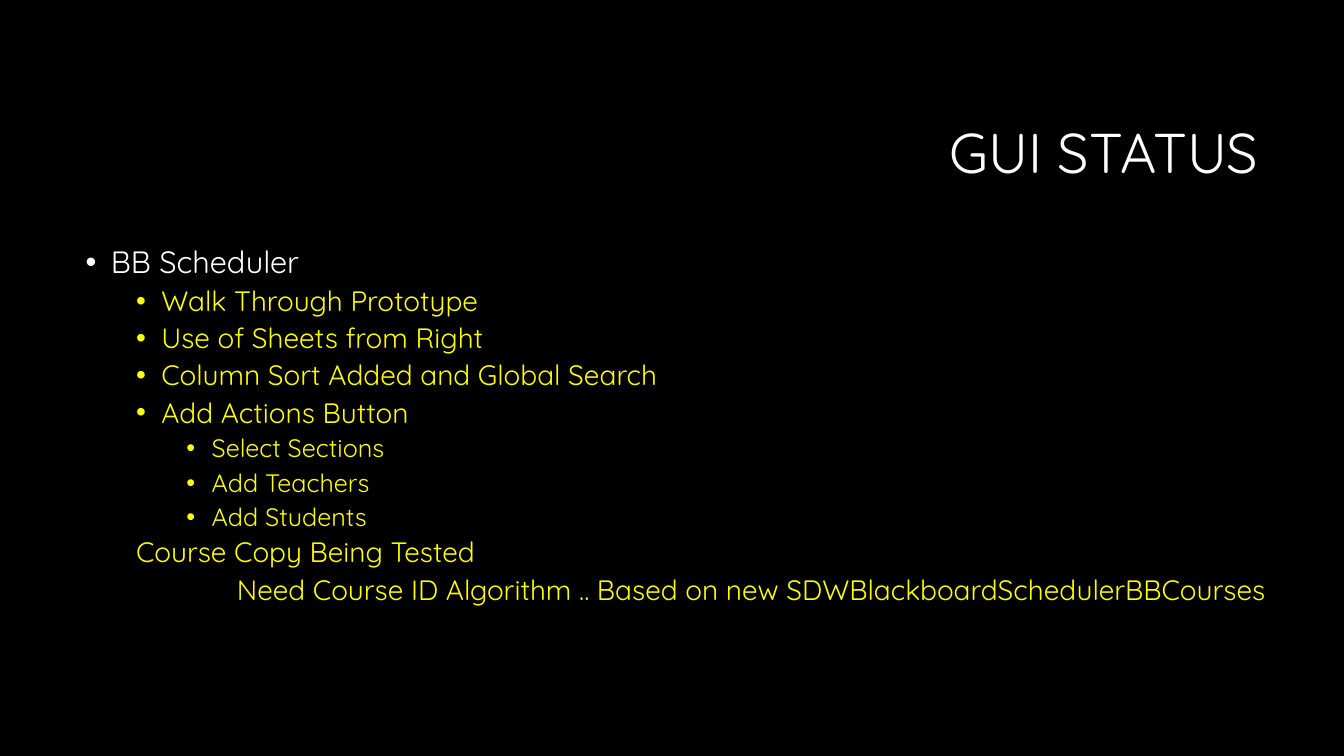
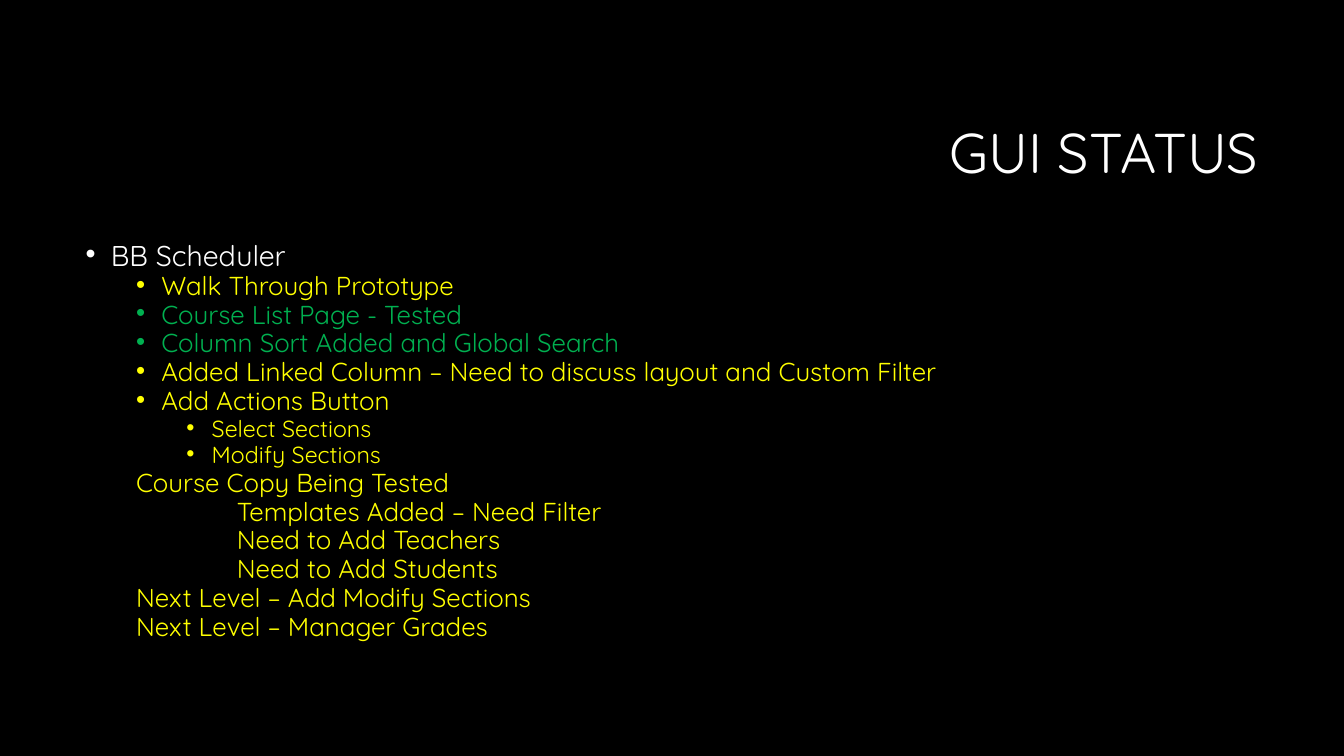
Before and after one commit to joefavero/WaukeshaBBScheduler, a slide deck: slide 6 of docs/Waukesha Week 4.pptx. Drawn at 1344x756 pixels with LibreOffice and Linux fonts; fonts in the diff are those of the drawing; background and template pictures are left out. Boxes give left, top, right and bottom in pixels: in the first picture for what was removed or moved away, otherwise in the second. Text is boxed around its words. In the diff, an @@ line names an element or a change of style, - is before the commit and + after.

```diff
--- a/docs/Waukesha Week 4.pptx
+++ b/docs/Waukesha Week 4.pptx
@@ text at box(111, 245, 619, 497): size 22 to 20.4 pt in "BB Scheduler"; size 20 to 18.5 pt in "Walk Through Prototype", "Column Sort Added and Global Search", "Add Actions Button", "Course Copy Being Tested"; text colour #FFFF00 to #00B050 in "Column Sort Added and Global Search"; size 18 to 16.6 pt in "Select Sections"; line spacing 0.9 to 0.7 @@
@@ text at box(161, 296, 462, 329): text changed; size 20 to 18.5 pt; text colour #FFFF00 to #00B050 @@
-  • Use of Sheets from Right
+  • Course List Page - Tested
@@ text at box(161, 362, 936, 386): paragraph added @@
+  • Added Linked Column – Need to discuss layout and Custom Filter
@@ text at box(212, 446, 381, 468): text changed; size 18 to 16.6 pt @@
-    • Add Teachers
-    • Add Students
+    • Modify Sections
@@ text at box(136, 493, 601, 641): text changed; size 20 to 18.5 pt @@
-  Need Course ID Algorithm .. Based on new SDWBlackboardSchedulerBBCourses
+  Templates Added – Need Filter
+  Need to Add Teachers
+  Need to Add Students
+  Next Level – Add Modify Sections
+  Next Level – Manager Grades
```
Also in this commit, not shown: 5 other slides changed, 1 slide added, 1 slide removed, 1 other file.
